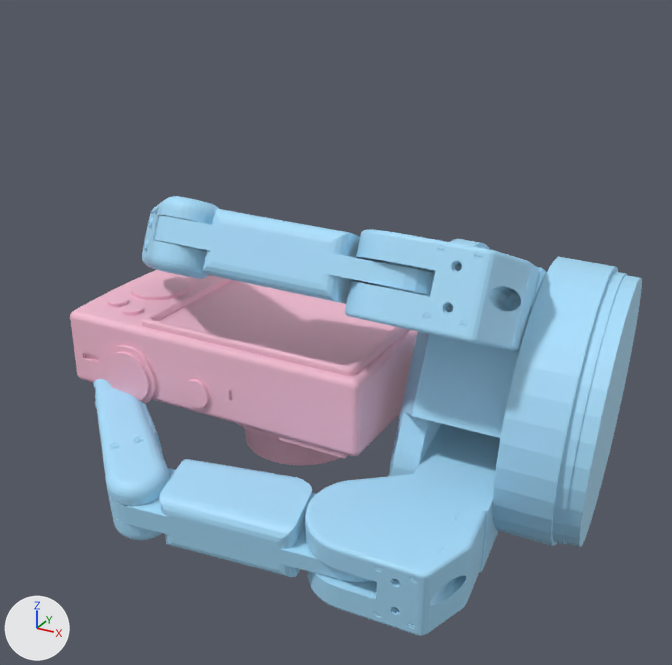
An edit to the glTF model static/assets/cond/Barrett/contactdb+camera/8.glb, drawn before and after from the same camera.
Before and after are seen from a camera (50 mm lens) standing at (0.166, -0.247, 0.138) and looking at (0.03, 0.001, 0.014). Lighting does not change. The marker at lower left points along +X, +Y and +Z. Where no turn or scale is listed for an object, it has been applied to the vertices. Vertices at the same position are counted once.

The first picture shows 'camera.stl', 'geometry_1'.
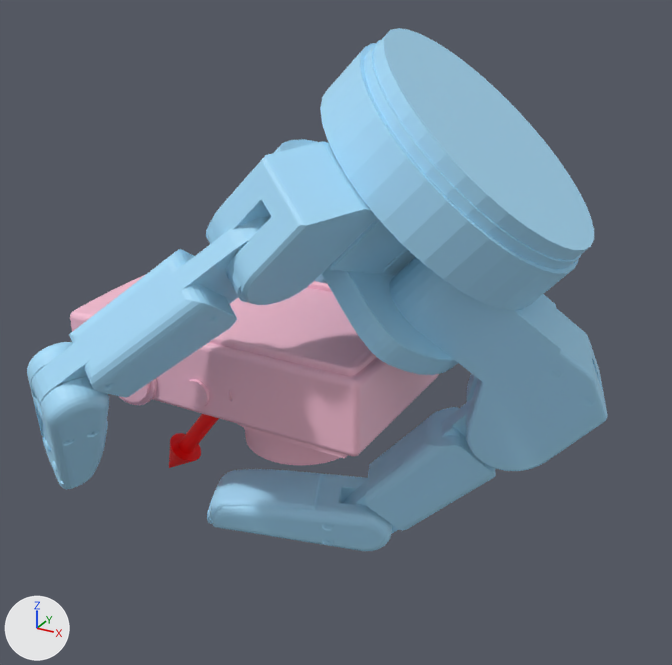
Location of each change, [x1, y1, x2, y2] in pixels of the pictures (672 x 665 px; the box of a moved part takes in the faces that stretch with it):
'geometry_1', reshaped (19% taller)
    before: [94, 196, 642, 636]
    after: [27, 28, 607, 551]
'geometry_2', reshaped (not visible before)
    after: [169, 414, 219, 468]
part 1 of me_geometry_1, moved or reshaped
    before: [388, 239, 642, 547]
    after: [274, 28, 594, 375]
part 2 of me_geometry_1, moved or reshaped
    before: [94, 379, 170, 540]
    after: [27, 342, 109, 489]
part 3 of me_geometry_1, moved or reshaped (not visible afterwards)
    before: [345, 229, 547, 352]
part 4 of me_geometry_1, moved or reshaped
    before: [305, 424, 500, 636]
    after: [389, 257, 607, 471]
part 5 of me_geometry_1, moved or reshaped (not visible before)
    after: [343, 399, 496, 533]
part 6 of me_geometry_1, added (blue)
    after: [207, 469, 392, 551]
part 7 of me_geometry_1, added (blue)
    after: [209, 141, 378, 305]
part 8 of me_geometry_1, deleted (blue)
    before: [108, 459, 370, 582]
part 9 of me_geometry_1, moved or reshaped (not visible before)
    after: [315, 274, 327, 283]
part 10 of me_geometry_1, cut back
    before: [142, 196, 435, 304]
    after: [31, 216, 271, 405]

Patch to the scene script:
```diff
--- a/static/assets/cond/Barrett/contactdb+camera/8.glb.py
+++ b/static/assets/cond/Barrett/contactdb+camera/8.glb.py
@@ me_geometry_1 @@
 # used by ob_geometry_1; location = (0.0, 0.0, 0.0)
-me_geometry_1.from_pydata(...)  # 8695 vertices, 17330 faces; spans x -0.063..0.123, y -0.072..0.086, z -0.045..0.063
+me_geometry_1.from_pydata(...)  # 8696 vertices, 17330 faces; spans x -0.066..0.117, y -0.081..0.084, z -0.07..0.11
+# me_geometry_1 part 1: the loose piece of 347 vertices spanning x 0.056..0.123, y -0.029..0.061, z -0.045..0.046 is multiplied about its middle by the matrix ((0.687, 0.187, 0.702), (0.201, -0.977, 0.064), (0.698, 0.097, -0.709)), then moved by (-0.033, -0.008, 0.059)
+# me_geometry_1 part 2: the loose piece of 1647 vertices spanning x -0.053..0.005, y -0.072..-0.022, z -0.037..-0.007 is multiplied about its middle by the matrix ((0.646, 0.167, -0.745), (0.304, 0.839, 0.451), (0.7, -0.518, 0.491)), then moved by (-0.01, -0.014, 0.015)
+# me_geometry_1 part 3: the loose piece of 925 vertices spanning x 0.05..0.099, y -0.041..0.038, z 0.011..0.062 is multiplied about its middle by the matrix ((0.665, 0.39, 0.637), (0.209, -0.916, 0.343), (0.717, -0.095, -0.691)), then moved by (-0.048, 0.045, 0.021)
+# me_geometry_1 part 4: the loose piece of 925 vertices spanning x 0.048..0.099, y -0.064..0.017, z -0.043..-0.009 is multiplied about its middle by the matrix ((0.74, -0.631, 0.234), (0.085, -0.258, -0.963), (0.667, 0.732, -0.137)), then moved by (0.006, 0.034, 0.041)
+# me_geometry_1 part 5: the loose piece of 449 vertices spanning x -0.023..0.067, y 0.044..0.084, z -0.037..-0.006 is multiplied about its middle by the matrix ((0.826, 0.234, -0.513), (0.224, 0.698, 0.68), (0.517, -0.677, 0.524)), then moved by (0.041, -0.051, -0.01)
+# me_geometry_1 part 6: the loose piece of 1647 vertices spanning x -0.053..0.005, y -0.072..-0.022, z -0.037..-0.007 is copied, and the copy is multiplied about its middle by the matrix ((0.797, -0.554, 0.241), (0.124, -0.241, -0.963), (0.591, 0.797, -0.123)), then moved by (0.04, 0.047, -0.037); it spans x -0.018..0.05, y -0.022..0.021, z -0.07..-0.047
+# me_geometry_1 part 7: a new loose piece of 211 vertices spanning x 0.013..0.06, y -0.054..-0.019, z 0.039..0.084, in mat_defaultmaterial_001
+# me_geometry_1 part 8: the loose piece of 449 vertices spanning x -0.015..0.076, y -0.072..-0.035, z -0.039..-0.014 is deleted
+# me_geometry_1 part 9: 5 vertices moved within x -0.056..-0.023, y 0.039..0.076, z -0.027..-0.011; 1637 vertices removed from x -0.063..-0.004, y 0.037..0.086, z -0.04..-0.002; 2086 vertices added at x -0.066..0.032, y 0.033..0.084, z -0.044..0.06
+# me_geometry_1 part 10: 1 vertex moved within x 0.004, y -0.036, z 0.041; 2095 vertices removed from x -0.05..0.077, y -0.043..0.01, z 0.024..0.063; 448 vertices added at x -0.032..0.04, y -0.079..-0.027, z 0.002..0.068
 me_geometry_1.materials.append(mat_defaultmaterial_001)
@@ me_geometry_2 @@
 me_geometry_2.from_pydata(...)  # 75 vertices, 144 faces; spans x -0.0698..0.0002, y -0.0107..0.003, z -0.006..0.0072
 # used by ob_geometry_2; location = (0.0, 0.0, 0.0)
+# me_geometry_2 part 11: the whole mesh is multiplied about the mesh origin by the matrix ((0.631, -0.639, -0.439), (0.026, 0.583, -0.812), (0.775, 0.501, 0.385))
 me_geometry_2.materials.append(mat_defaultmaterial_002)
```
